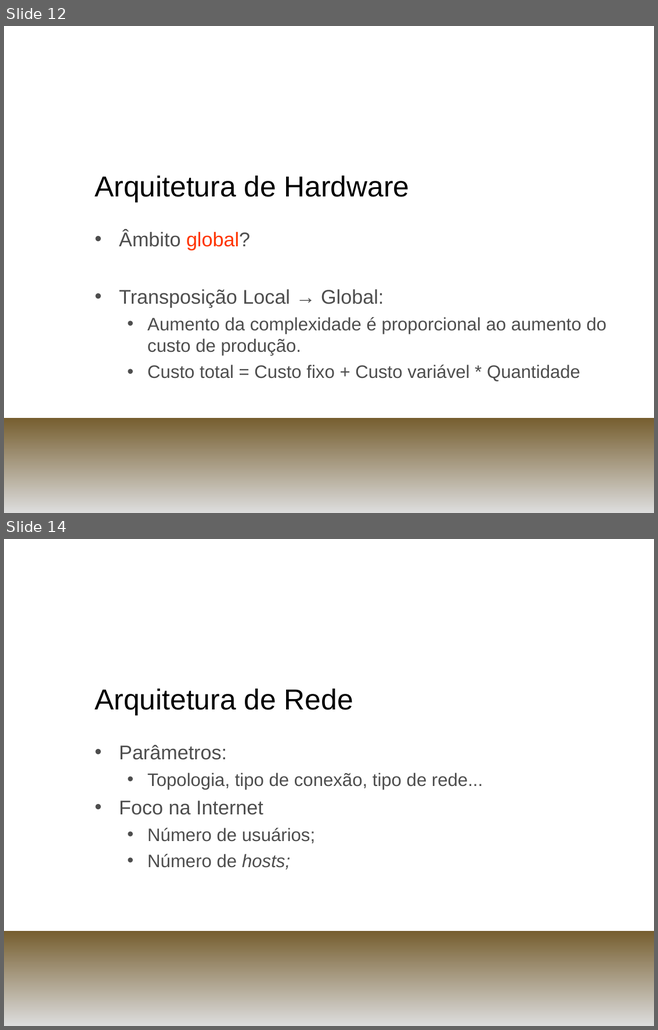
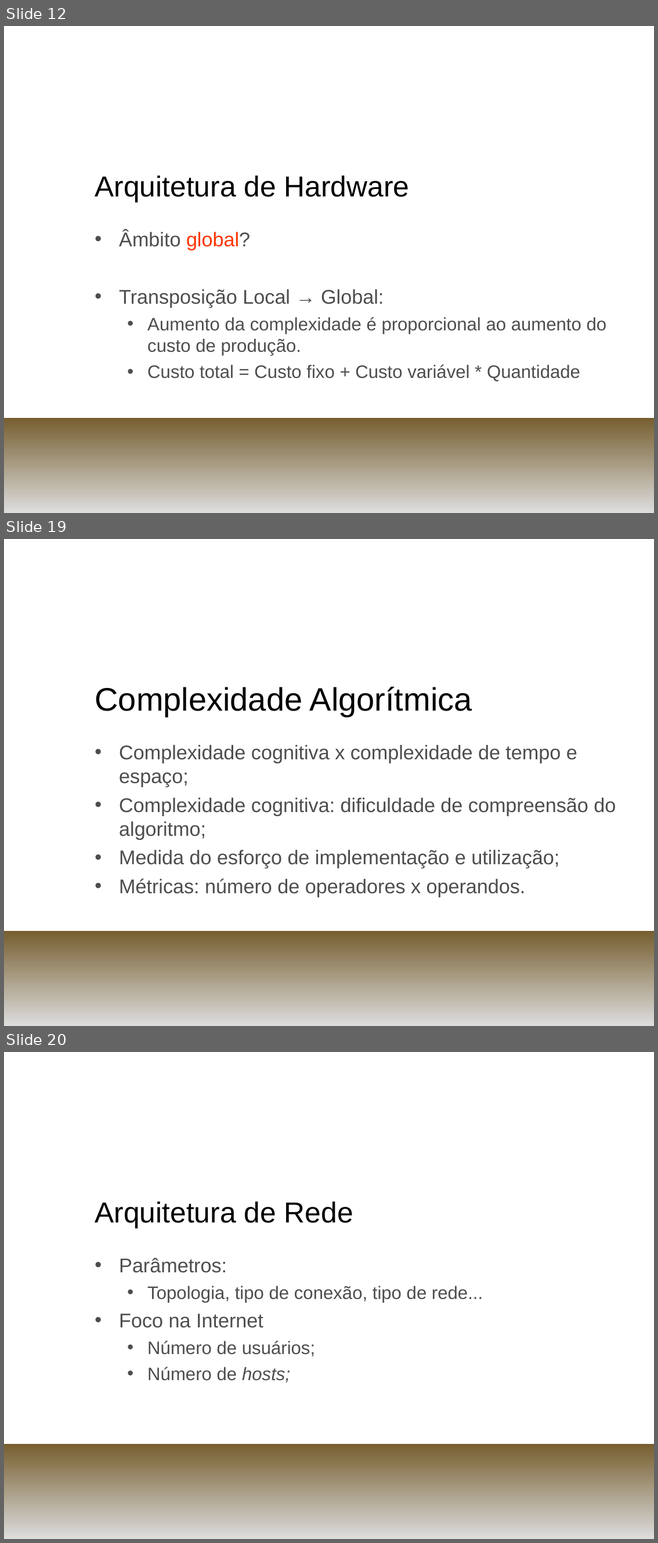
Before and after one commit to henriquekano/horie-dev, a slide deck: trunk/Documents/PCS 2058 - Engenharia de Informação/Systems Complexity/parv.ppt. Shown one above the other, each under a label of ours: slides 12 and 14 before the commit, slides 12, 19 and 20 after it; the slides between them are not shown. The pictures are 658x1030 and 658x1543 pixels, drawn with LibreOffice and Linux fonts; fonts in the diff are those of the drawing; background and template pictures are left out. Boxes give left, top, right and bottom in pixels: in the first picture for what was removed or moved away, otherwise in the second. Text is boxed around its words. In the diff, an @@ line names an element or a change of style, - is before the commit and + after.

```diff
--- a/trunk/Documents/PCS 2058 - Engenharia de Informação/Systems Complexity/parv.ppt
+++ b/trunk/Documents/PCS 2058 - Engenharia de Informação/Systems Complexity/parv.ppt
@@ slide 19 added at box(4, 539, 654, 1026), background picture (left out); not listed: 1 template element that a slide beside it also shows @@
@@ title added at box(94, 686, 472, 716), 36 pt, text #000000 @@
+Complexidade Algorítmica
@@ text added at box(119, 745, 615, 897), 22 pt, text #4D4D4D @@
+• Complexidade cognitiva x complexidade de tempo e espaço;
+• Complexidade cognitiva: dificuldade de compreensão do algoritmo;
+• Medida do esforço de implementação e utilização;
+• Métricas: número de operadores x operandos.
@@ what was slide 14 is now slide 20 @@
```
Also in this commit, not shown: 6 other slides added, 1 slide removed.
